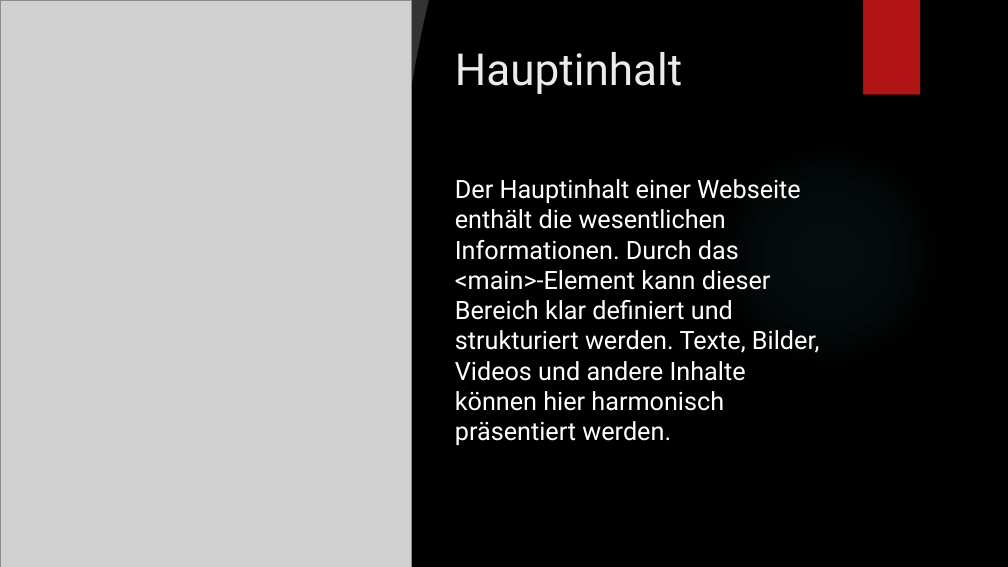
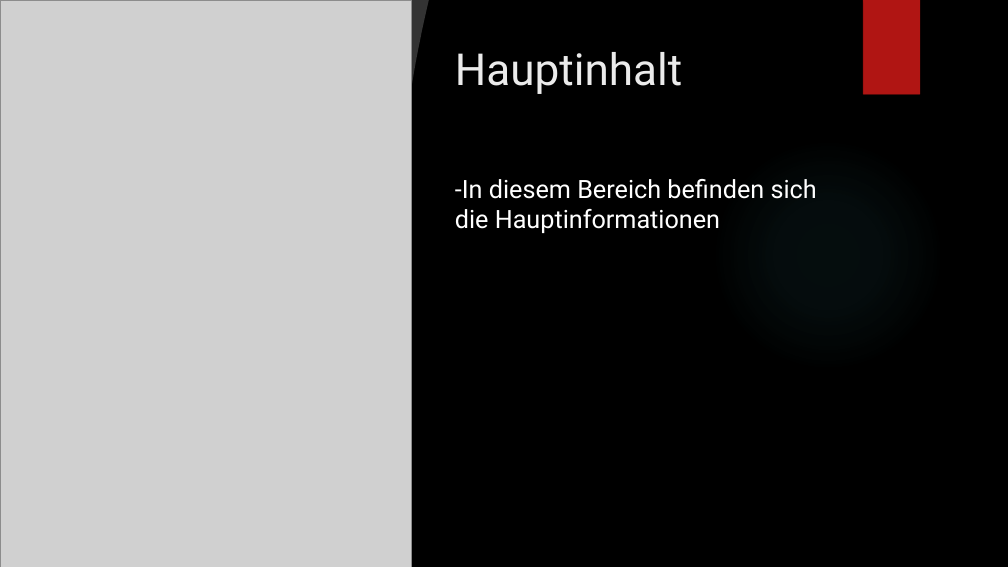
Before and after one commit to Loreytox/LA-1600, a slide deck: slide 4 of HTML-Layout-Elemente.pptx. Drawn at 1008x567 pixels with LibreOffice and Linux fonts; fonts in the diff are those of the drawing; grey boxes stand for pictures; background and template pictures are left out. Boxes give left, top, right and bottom in pixels: in the first picture for what was removed or moved away, otherwise in the second. Text is boxed around its words. In the diff, an @@ line names an element or a change of style, - is before the commit and + after.

```diff
--- a/HTML-Layout-Elemente.pptx
+++ b/HTML-Layout-Elemente.pptx
@@ text at (455,179,817,233): text changed @@
-Der Hauptinhalt einer Webseite enthält die wesentlichen Informationen. Durch das <main>-Element kann dieser Bereich klar definiert und strukturiert werden. Texte, Bilder, Videos und andere Inhalte können hier harmonisch präsentiert werden.
+-In diesem Bereich befinden sich die Hauptinformationen
```
Also in this commit, not shown: 5 other slides changed, 2 slides added, 2 slides removed.
